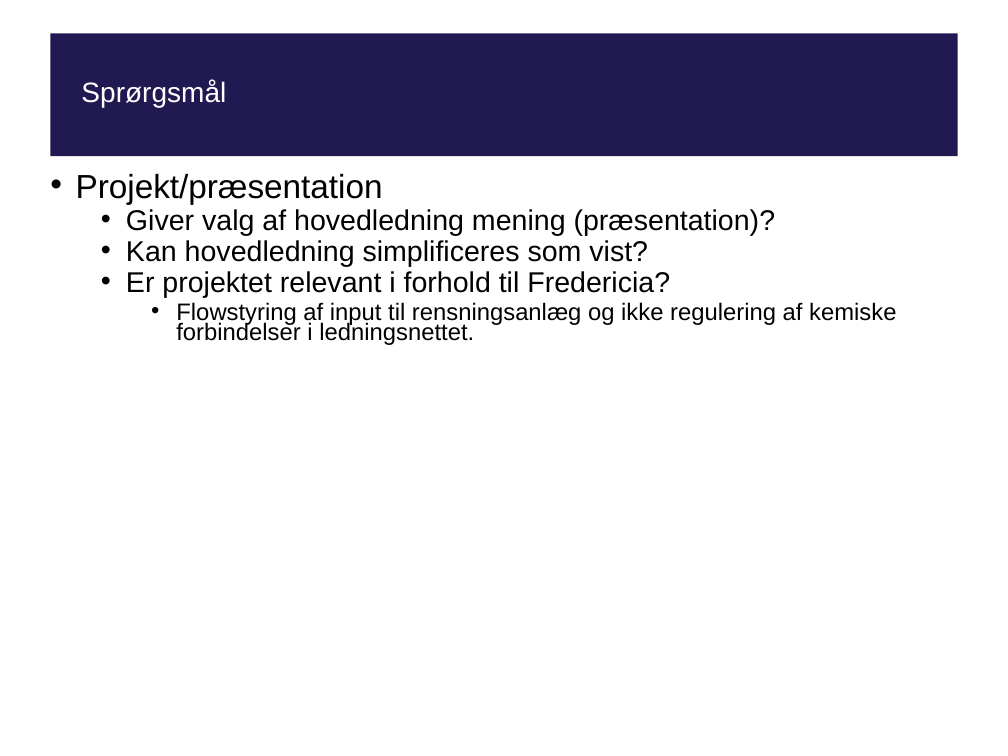
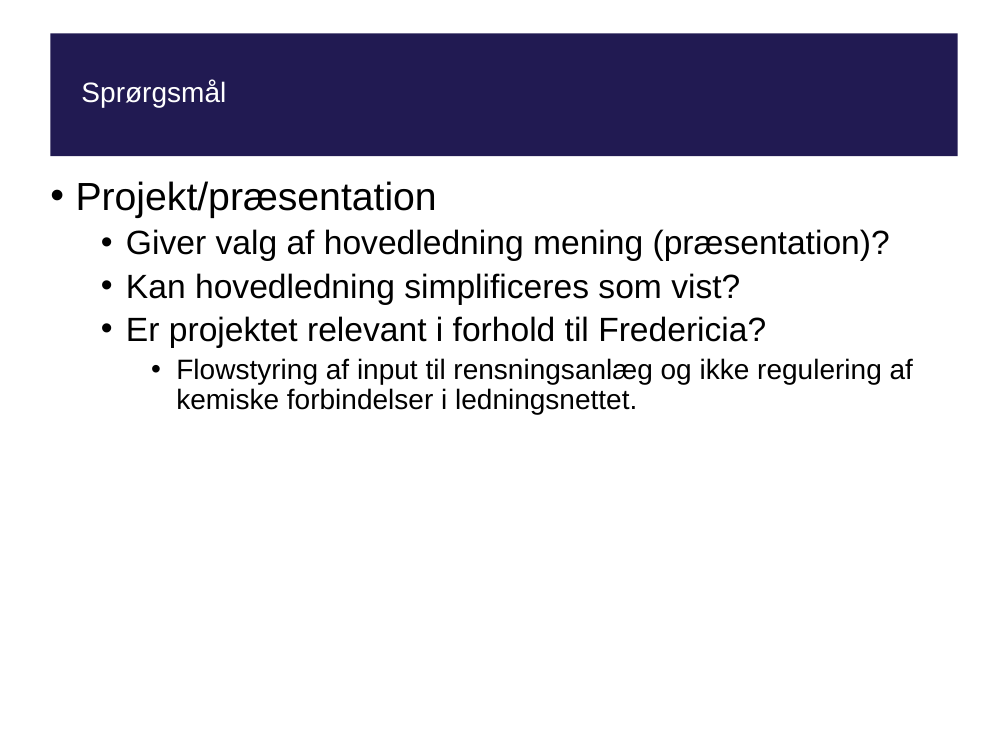
Before and after one commit to tpilga12/P10, a slide deck: slide 8 of Fredericia/presentation/presentation2.pptx (slide 7 before the commit). Drawn at 1008x756 pixels with LibreOffice and Linux fonts; fonts in the diff are those of the drawing; background and template pictures are left out. Boxes give left, top, right and bottom in pixels: in the first picture for what was removed or moved away, otherwise in the second. Text is boxed around its words. In the diff, an @@ line names an element or a change of style, - is before the commit and + after.

```diff
--- a/Fredericia/presentation/presentation2.pptx
+++ b/Fredericia/presentation/presentation2.pptx
@@ text "Projekt/præsentation" at (76,181,913,415): size 23.8 to 28 pt in "Projekt/præsentation"; size 20.4 to 24 pt in "Giver valg af hovedledning mening (præsentation)?", "Kan hovedledning simplificeres som vist?", "Er projektet relevant i forhold til Fredericia?"; size 17 to 20 pt in "Flowstyring af input til rensningsanlæg og ikke ..."; line spacing 0.7 to 0.9 @@
```
Also in this commit, not shown: 1 other slide changed, 1 slide added.
